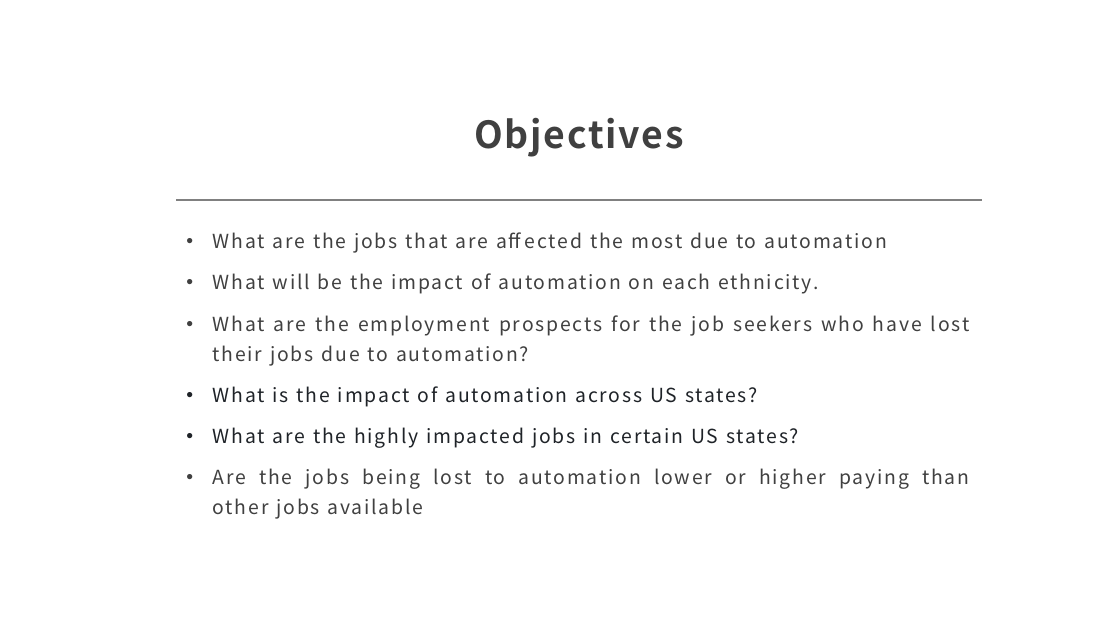
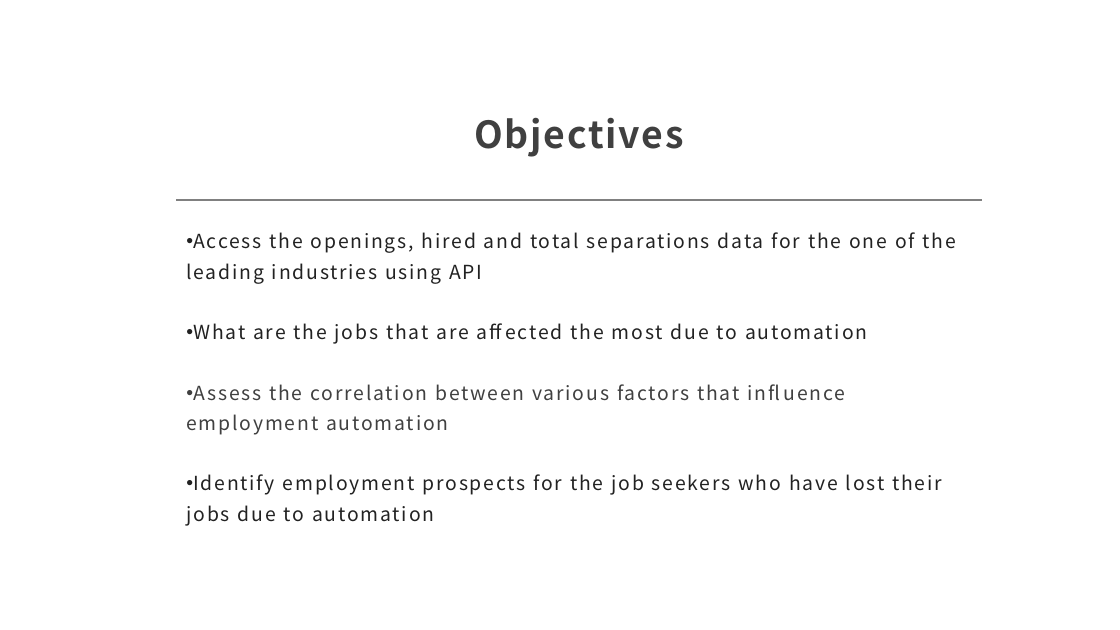
Before and after one commit to vinaya-kusuma/Project1, a slide deck: slide 5 of Project1.pptx. Drawn at 1120x630 pixels with LibreOffice and Linux fonts; fonts in the diff are those of the drawing. Boxes give left, top, right and bottom in pixels: in the first picture for what was removed or moved away, otherwise in the second. Text is boxed around its words. In the diff, an @@ line names an element or a change of style, - is before the commit and + after.

```diff
--- a/Project1.pptx
+++ b/Project1.pptx
@@ text at (186, 232, 956, 284): paragraph added @@
+• Access the openings, hired and total separations data for the one of the leading industries using API
@@ text at (193, 323, 867, 344): text colour #404040 to #222222 in "What are the jobs that are affected ..."; alignment justified to left; indent changed; less space between paragraphs @@
@@ text at (186, 384, 942, 526): text changed; text colour #404040 to #222222 @@
-• What will be the impact of automation on each ethnicity.
-• What are the employment prospects for the job seekers who have lost their jobs due to automation?
-• What is the impact of automation across US states?
-• What are the highly impacted jobs in certain US states?
-• Are the jobs being lost to automation lower or higher paying than other jobs available
+• Assess the correlation between various factors that influence employment automation
+• Identify employment prospects for the job seekers who have lost their jobs due to automation
```
Also in this commit, not shown: 4 other slides changed, 5 slides added, 5 slides removed.
